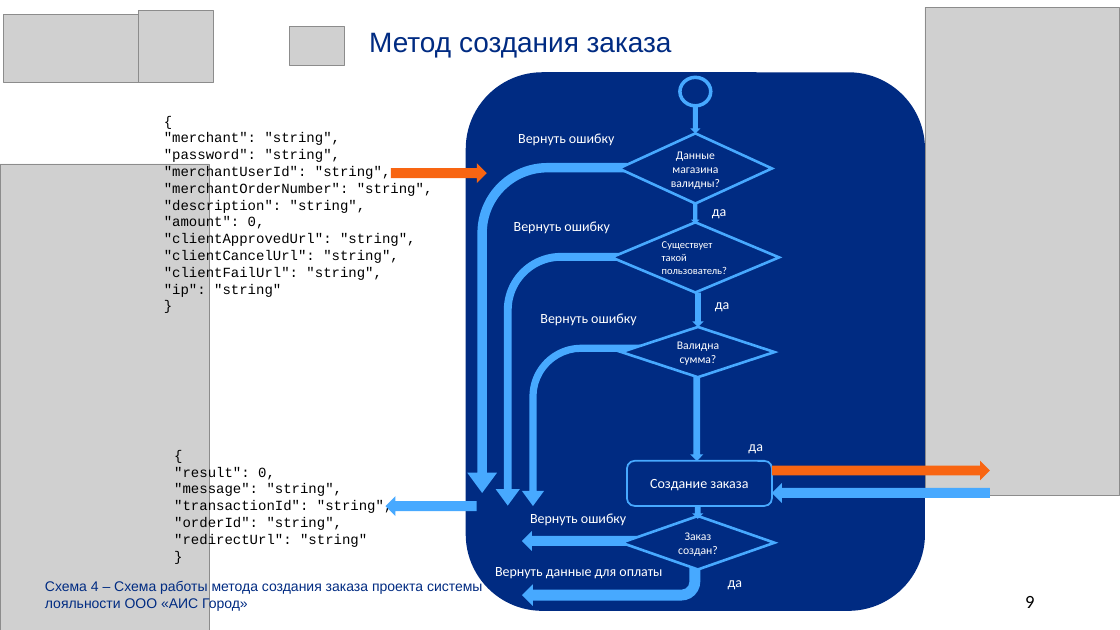
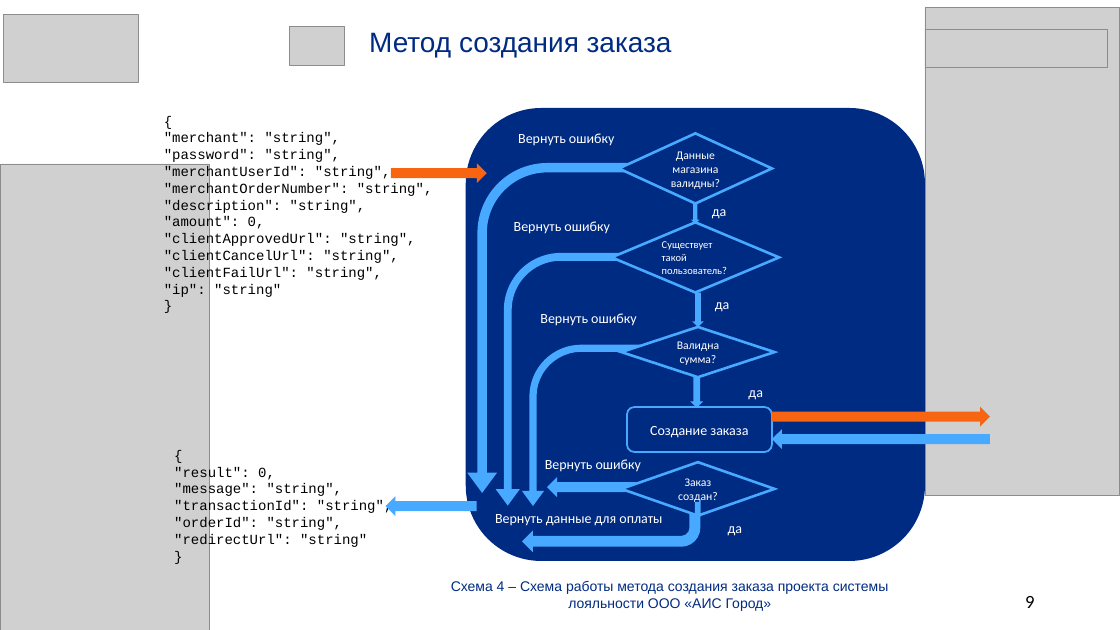
Before and after one commit to SalminaTatyana/DiplomNote, a slide deck: slide 9 of Иванова.pptx. Drawn at 1120x630 pixels with LibreOffice and Linux fonts; fonts in the diff are those of the drawing; grey boxes stand for pictures. Boxes give left, top, right and bottom in pixels: in the first picture for what was removed or moved away, otherwise in the second. Text is boxed around its words. In the diff, an @@ line names an element or a change of style, - is before the commit and + after.

```diff
--- a/Иванова.pptx
+++ b/Иванова.pptx
@@ picture removed at (139, 10, 213, 82) @@
@@ picture added at (925, 30, 1107, 67) @@
@@ ellipse removed at (680, 77, 711, 106) @@
@@ rounded rectangle: place and size @@
-rounded rectangle at (465, 72, 925, 611)
+rounded rectangle at (465, 108, 925, 561)
@@ right arrow removed at (690, 106, 700, 134) @@
@@ right arrow: place and size @@
-right arrow at (691, 377, 704, 461)
+right arrow at (690, 378, 704, 409)
@@ 3 texts, 2 right arrows, 1 diamond, 1 rounded rectangle, 1 bent arrow: place and size @@
-3 texts, 2 right arrows, 1 diamond, 1 rounded rectangle, 1 bent arrow at (495, 444, 991, 607)
+3 texts, 2 right arrows, 1 diamond, 1 rounded rectangle, 1 bent arrow at (495, 390, 991, 553)
@@ text "Вернуть ошибку": place and size @@
-text "Вернуть ошибку" at (530, 513, 626, 526)
+text "Вернуть ошибку" at (545, 459, 641, 472)
@@ right arrow: place and size @@
-right arrow at (522, 531, 638, 551)
+right arrow at (547, 477, 637, 497)
@@ text "Схема 4 – Схема работы ...": place and size @@
-text "Схема 4 – Схема работы ..." at (45, 580, 482, 612)
+text "Схема 4 – Схема работы ..." at (451, 581, 888, 611)
@@ text "Схема 4 – Схема работы ..." at (451, 581, 888, 611): alignment left to centre @@
```
Also in this commit, not shown: 16 other slides changed.
